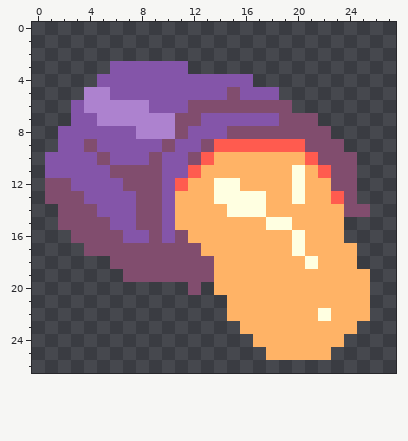
Pixel-art file: assets/img/miel.aseprite. The first picture shows the starting point.
28x27 pixels, 1 frame.
After:
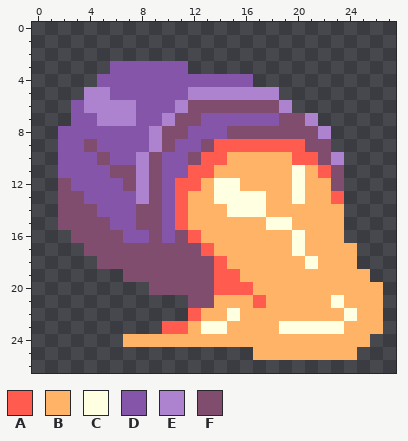
Palette (. is transparent): A #ff5b4f  B #ffb366  C #ffffe1  D #8455a9  E #ad82cf  F #814d6e
Change:
{"y":5,"x":12,"old":"DDDFDDD","new":"EEEEEEE"}
{"y":6,"x":8,"old":"E","new":"D"}
{"y":6,"x":11,"old":"D","new":"E"}
{"y":6,"x":19,"old":"F","new":"E"}
{"y":7,"x":8,"old":"EE","new":"DD"}
{"y":7,"x":21,"old":"F","new":"E"}
{"y":8,"x":8,"old":"E","new":"D"}
{"y":8,"x":10,"old":"E","new":"F"}
{"y":8,"x":22,"old":"F","new":"E"}
{"y":9,"x":9,"old":"D","new":"E"}
{"y":9,"x":23,"old":"F","new":"."}
{"y":10,"x":1,"old":"D","new":"."}
{"y":10,"x":8,"old":"D","new":"E"}
{"y":10,"x":14,"old":"B","new":"A"}
{"y":10,"x":20,"old":"B","new":"A"}
{"y":10,"x":23,"old":"FF","new":"E."}
{"y":11,"x":1,"old":"D","new":"."}
{"y":11,"x":8,"old":"F","new":"E"}
{"y":11,"x":13,"old":"B","new":"A"}
{"y":11,"x":24,"old":"F","new":"."}
{"y":12,"x":1,"old":"F","new":"."}
{"y":12,"x":8,"old":"F","new":"E"}
{"y":12,"x":12,"old":"B","new":"A"}
{"y":12,"x":24,"old":"F","new":"."}
{"y":13,"x":1,"old":"F","new":"."}
{"y":13,"x":8,"old":"F","new":"E"}
{"y":13,"x":11,"old":"B","new":"A"}
{"y":13,"x":24,"old":"F","new":"."}
{"y":14,"x":11,"old":"B","new":"A"}
{"y":14,"x":24,"old":"FF","new":".."}
{"y":15,"x":11,"old":"B","new":"A"}
{"y":16,"x":12,"old":"B","new":"A"}
{"y":17,"x":13,"old":"B","new":"A"}
{"y":18,"x":5,"old":".","new":"F"}
{"y":18,"x":14,"old":"B","new":"A"}
{"y":19,"x":14,"old":"BB","new":"AA"}
{"y":20,"x":9,"old":"...","new":"FFF"}
{"y":20,"x":13,"old":".BBB","new":"FAAA"}
{"y":20,"x":26,"old":".","new":"B"}
{"y":21,"x":12,"old":"...","new":"FFB"}
{"y":21,"x":17,"old":"B","new":"A"}
{"y":21,"x":23,"old":"B","new":"C"}
{"y":21,"x":26,"old":".","new":"B"}
{"y":22,"x":12,"old":"...B","new":"ABBC"}
{"y":22,"x":22,"old":"C","new":"B"}
{"y":22,"x":24,"old":"B","new":"C"}
{"y":22,"x":26,"old":".","new":"B"}
{"y":23,"x":10,"old":"......","new":"AABCCB"}
{"y":23,"x":19,"old":"BBBBB","new":"CCCCC"}
{"y":23,"x":25,"old":"..","new":"BB"}
{"y":24,"x":7,"old":"..........","new":"BBBBBBBBBB"}
{"y":24,"x":24,"old":"..","new":"BB"}
{"y":25,"x":17,"old":".","new":"B"}
{"y":25,"x":23,"old":"..","new":"BB"}
{"label":"changed","picture_box":[123,87,383,360]}
{"label":"erased","picture_box":[45,152,58,204]}
{"label":"added","picture_box":[97,256,110,269]}
